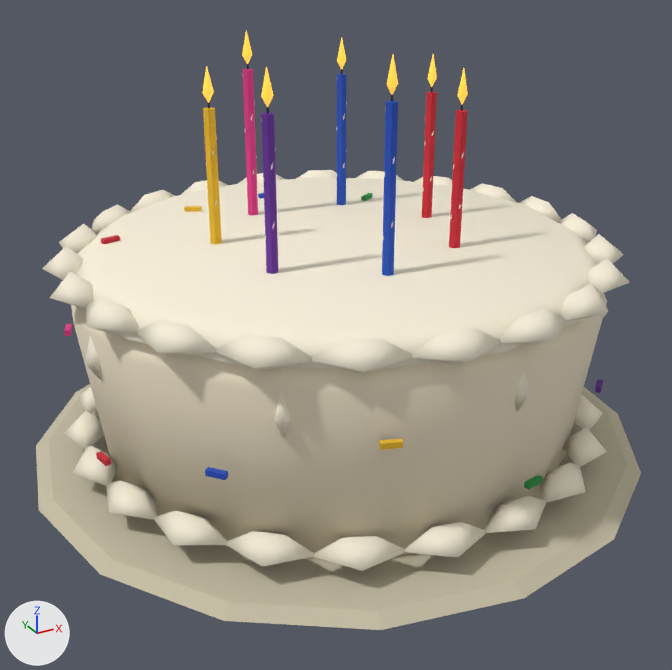
What one commit did to the glTF model assets/environments/arcade/party/models/party_cake_lit.glb.
Camera for both pictures: a 50 mm lens placed at (-0.242, -0.441, 0.29), pointed at (-0.009, -0.016, 0.077). Lighting does not change. The marker at lower left points along +X, +Y and +Z. The picture after the commit comes second. Where no turn or scale is listed for an object, it has been applied to the vertices.

In view in the first picture: 'party_cake_lit_body' and 7 more.
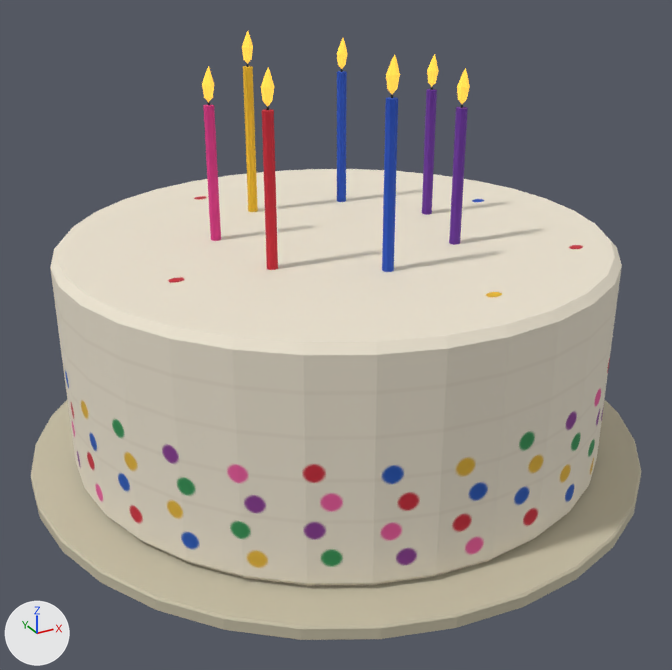
Where the change shows, as pixel boxes (x1, y1, x2, y2) in the pictures (672 x 670 px):
'party_cake_lit', now drawn: after (31, 64, 641, 640)
    faces in mat_party_cream_frosting_004 (picture img_cake_frosting): (50, 169, 622, 586)
    faces in mat_party_matte_stock (picture img_party_palette): (31, 64, 641, 640)
'party_cake_lit_body', deleted: before (36, 64, 641, 630)
    faces in mat_party_cream_frosting (picture img_party_palette): (42, 170, 630, 571)
    faces in mat_party_matte_stock (picture img_party_palette): (36, 64, 641, 630)

The change, as a list of edits to the scene's bpy script:
```text
Add img_cake_frosting:
    img_cake_frosting = load_image('cake-frosting', '_unpacked/cake-frosting', 1024, 256, 'sRGB')
Add mat_party_cream_frosting_004:
    mat_party_cream_frosting_004 = principled_material('party_cream_frosting.004')
    mat_party_cream_frosting_004.texture = img_cake_frosting
    mat_party_cream_frosting_004.roughness = 0.86
Add me_cylinder_003:
    me_cylinder_003.from_pydata(...)  # 498 vertices, 912 faces; spans x -0.18..0.18, y -0.18..0.18, z 0.0..0.218
    # faces by material slot: [660, 252]
    me_cylinder_003.materials.append(mat_party_matte_stock)  # picture img_party_palette
    me_cylinder_003.materials.append(mat_party_cream_frosting_004)  # picture img_cake_frosting
Change ob_party_cake_lit:
    ob_party_cake_lit: bpy.data.objects.new('party_cake_lit', None) -> bpy.data.objects.new('party_cake_lit', me_cylinder_003)
Remove ob_party_cake_lit_body:
    ob_party_cake_lit_body = bpy.data.objects.new('party_cake_lit_body', me_round_cardboard_cake_board_mesh)
    ob_party_cake_lit_body.location = (0.0, 0.0, 0.0)
```
